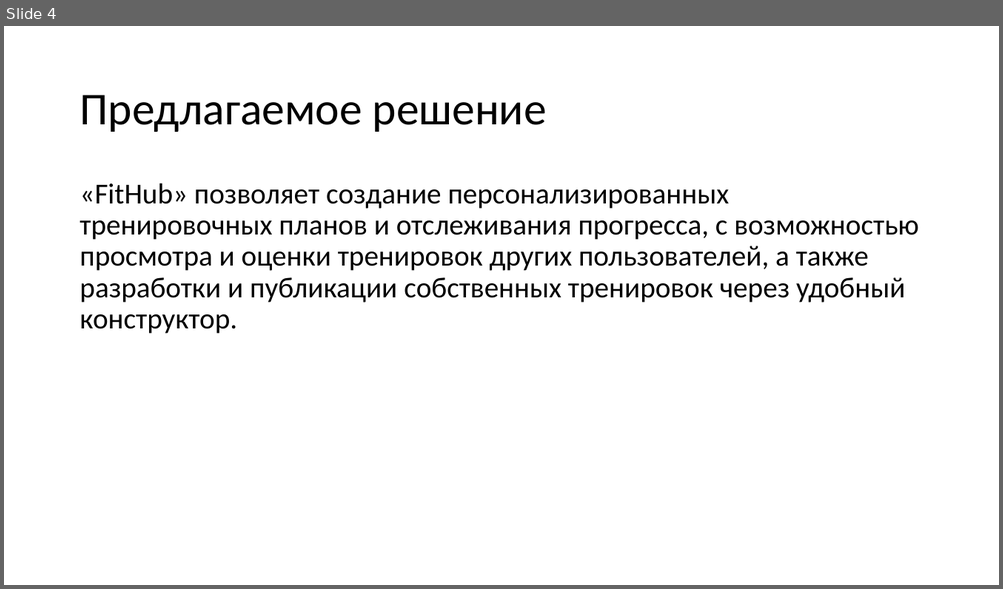
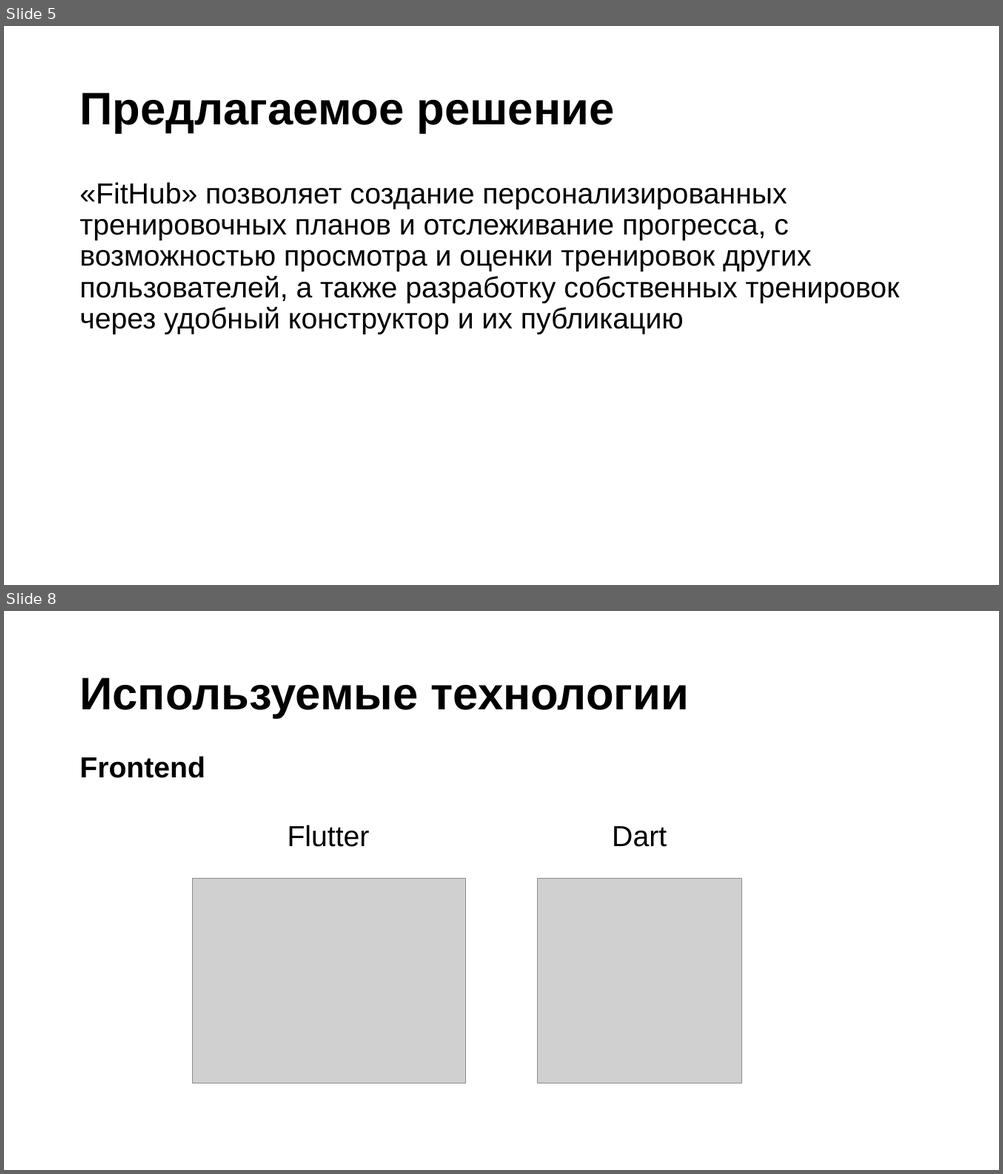
Before and after one commit to partickle/FitHub_Docs, a slide deck: Презентация технического задания.pptx. Shown one above the other, each under a label of ours: slide 4 before the commit, slides 5 and 8 after it; the slides between them are not shown. The pictures are 1003x589 and 1003x1174 pixels, drawn with LibreOffice and Linux fonts; fonts in the diff are those of the drawing; grey boxes stand for pictures. Boxes give left, top, right and bottom in pixels: in the first picture for what was removed or moved away, otherwise in the second. Text is boxed around its words. In the diff, an @@ line names an element or a change of style, - is before the commit and + after.

```diff
--- a/Презентация технического задания.pptx
+++ b/Презентация технического задания.pptx
@@ slide 8 added at [4, 611, 999, 1170], background #FFFFFF @@
@@ title added at [79, 678, 688, 718], 44 pt, text #000000, bold @@
+Используемые технологии
@@ text added at [79, 756, 205, 778], 28 pt, text #000000, bold @@
+Frontend
@@ text added at [287, 825, 370, 847], 28 pt, text #000000 @@
+Flutter
@@ text added at [612, 826, 666, 847], 28 pt, text #000000 @@
+Dart
@@ picture added at [193, 879, 465, 1083] @@
@@ picture added at [538, 879, 742, 1083] @@
@@ what was slide 4 is now slide 5 @@
@@ slide 5 changed as well @@
@@ title "Предлагаемое решение" at [79, 93, 614, 133]: font Calibri to Arial, bold on @@
@@ text at [79, 182, 899, 335]: text changed; font Calibri to Arial @@
-«FitHub» позволяет создание персонализированных тренировочных планов и отслеживания прогресса, с возможностью просмотра и оценки тренировок других пользователей, а также разработки и публикации собственных тренировок через удобный конструктор.
+«FitHub» позволяет создание персонализированных тренировочных планов и отслеживание прогресса, с возможностью просмотра и оценки тренировок других пользователей, а также разработку собственных тренировок через удобный конструктор и их публикацию
```
Also in this commit, not shown: 2 other slides changed, 11 other slides added, 3 slides removed.
